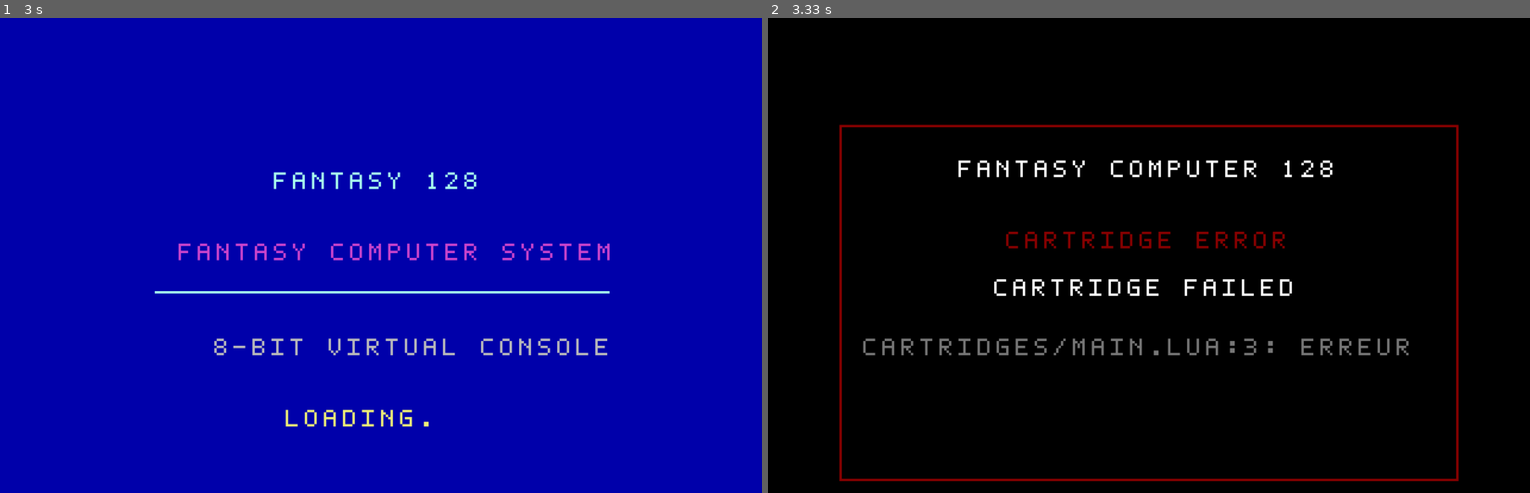
Above: before the commit, frames 1-2 (left to right).
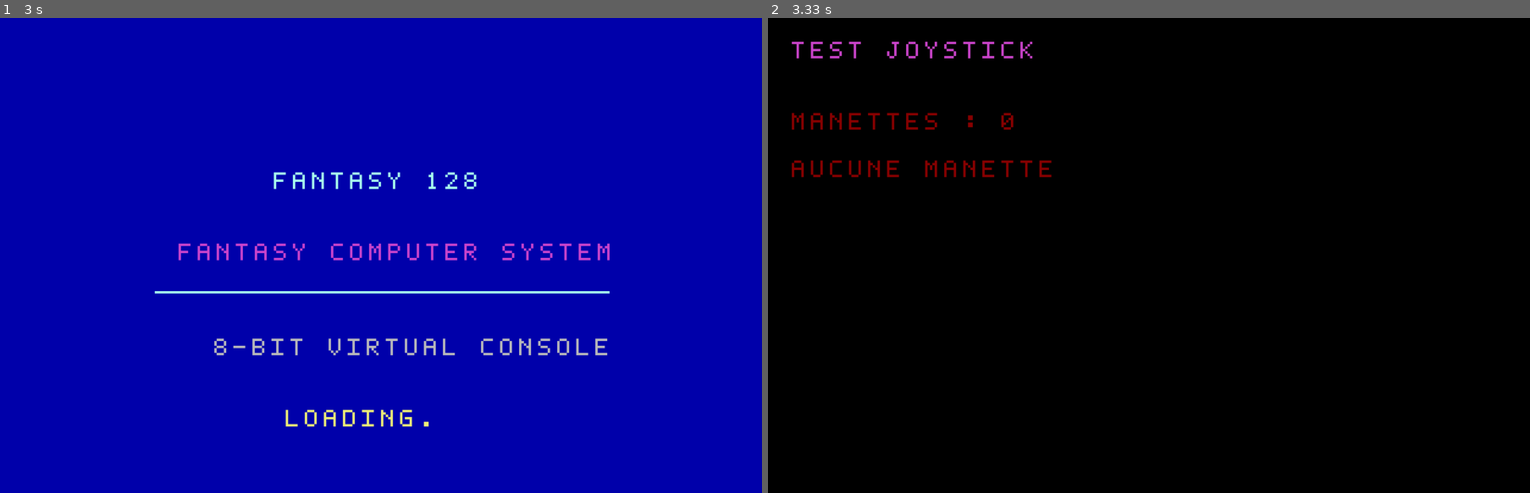
Above: after the commit, the same moments.

Repository: Christever/FantasyComputer128
Game: LÖVE game, started from main.lua
Same seed, same stepped clock (60 frames per second), same inputs: the game is played once before the commit and once after it.
Inputs:
- Up to frame 1 (3 s): no input
- Up to frame 2 (3.33 s): no input

Frame 1 is identical in both runs. In frame 2, 5.0% of the frame differs, in the area x 3-91%, y 4-98%.

Commit message:
Ajoute la gestion des manettes et des entrées analogiques, avec des fonctions pour vérifier les boutons et les axes, ainsi que des mises à jour dans les démonstrations de joystick et de clavier.

Diff:
--- a/api/Input.lua
+++ b/api/Input.lua
@@ -13,14 +13,126 @@
 ---@param button string
 ---@return boolean
 function InputAPI.btn(button)
-    return input:isKeyDown(button)
+    if not input then
+        return false
+    end
+
+    if input:isKeyDown(button) then
+        return true
+    end
+
+    local gamepadButton = input.GAMEPAD_BUTTONS[button]
+
+    if not gamepadButton then
+        return false
+    end
+
+    for i = 1, input:getJoystickCount() do
+        if input:isJoystickButtonDown(i, gamepadButton) then
+            return true
+        end
+    end
+
+    return false
 end
 
 --- Vérifie si une commande vient d'être pressée.
 ---@param button string
 ---@return boolean
 function InputAPI.btnp(button)
-    return input:wasKeyPressed(button)
+    if not input then
+        return false
+    end
+
+    if input:wasKeyPressed(button) then
+        return true
+    end
+
+    local gamepadButton = input.GAMEPAD_BUTTONS[button]
+
+    if not gamepadButton then
+        return false
+    end
+
+    for i = 1, input:getJoystickCount() do
+        if input:wasJoystickButtonPressed(i, gamepadButton) then
+            return true
+        end
+    end
+
+    return false
+end
+
+--- Vérifie si une commande vient d'être relâchée.
+---@param button string
+---@return boolean
+function InputAPI.btnr(button)
+    if not input then
+        return false
+    end
+
+    if input:wasKeyReleased(button) then
+        return true
+    end
+
+    local gamepadButton = input.GAMEPAD_BUTTONS[button]
+
+    if not gamepadButton then
+        return false
+    end
+
+    for i = 1, input:getJoystickCount() do
+        if input:wasJoystickButtonReleased(i, gamepadButton) then
+            return true
+        end
+    end
+
+    return false
+end
+
+--- Retourne la valeur d'un axe analogique.
+---@param joystickIndex integer
+---@param axis string
+---@return number
+function InputAPI.axis(joystickIndex, axis)
+    if not input then
+        return 0
+    end
+
+    return input:getJoystickAxis(joystickIndex, axis)
+end
+
+--- Retourne une direction numérique à partir d'un axe analogique.
+---@param joystickIndex integer
+---@param axis string
+---@return integer
+function InputAPI.direction(joystickIndex, axis)
+    if not input then
+        return 0
+    end
+
+    return input:getJoystickDirection(joystickIndex, axis)
+end
+
+--- Retourne le nombre de manettes connectées.
+---@return integer
+function InputAPI.joystickCount()
+    if not input then
+        return 0
+    end
+
+    return input:getJoystickCount()
+end
+
+--- Vérifie si une manette est connectée à un index donné.
+---@param joystickIndex integer
+---@return boolean
+function InputAPI.joystickConnected(joystickIndex)
+    if not input then
+        return false
+    end
+
+    return input:hasJoystick(joystickIndex)
 end
 
 return InputAPI
--- a/api/fan128.lua
+++ b/api/fan128.lua
@@ -133,6 +133,32 @@
 ---@return boolean
 function btnp(button) end
 
+--- Vérifie si une commande vient d'être relâchée.
+---@param button Button
+---@return boolean
+function btnr(button) end
+
+--- Retourne la valeur d'un axe analogique.
+---@param joystickIndex integer
+---@param axis string
+---@return number
+function axis(joystickIndex, axis) end
+
+--- Retourne une direction numérique à partir d'un axe analogique.
+---@param joystickIndex integer
+---@param axis string
+---@return integer
+function direction(joystickIndex, axis) end
+
+--- Retourne le nombre de manettes connectées.
+---@return integer
+function joystickCount() end
+
+--- Vérifie si une manette est connectée.
+---@param joystickIndex integer
+---@return boolean
+function joystickConnected(joystickIndex) end
+
 ----------------------  MEMOIRE  ------------------------------
 --- Lit un octet à une adresse mémoire.
 ---@param address integer Adresse CPU (0 à 65535)
--- a/cartridges/main.lua
+++ b/cartridges/main.lua
@@ -1,10 +1,22 @@
 function BOOT()
-    print("BOOT EXECUTE", 10, 10, 4)
-    error("ERREUR")
 end
 
 function FAN128()
     cls(0)
-    print("FAN128 EXECUTE", 30, 30, 1)
 
+    print("TEST JOYSTICK", 10, 10, 4)
+
+    local count = joystickCount()
+
+    print("MANETTES : " .. count, 10, 40, 2)
+
+    for i = 1, count do
+        if joystickConnected(i) then
+            print("MANETTE " .. i .. " : OK", 10, 60 + (i - 1) * 15, 3)
+        end
+    end
+
+    if count == 0 then
+        print("AUCUNE MANETTE", 10, 60, 2)
+    end
 end
--- /dev/null
+++ b/demos/analog_joystick/main.lua
@@ -0,0 +1,17 @@
+function BOOT()
+end
+
+function FAN128()
+    cls(0)
+
+    print("TEST ANALOG STICK", 10, 10, 4)
+
+    local x = axis(1, "leftx")
+    local y = axis(1, "lefty")
+
+    print("LEFT X : " .. string.format("%.2f", x), 10, 40, 2)
+    print("LEFT Y : " .. string.format("%.2f", y), 10, 55, 2)
+
+    print("DIRECTION X : " .. direction(1, "leftx"), 10, 85, 3)
+    print("DIRECTION Y : " .. direction(1, "lefty"), 10, 100, 3)
+end
--- /dev/null
+++ b/demos/clavier/main.lua
@@ -0,0 +1,20 @@
+function BOOT()
+end
+
+function FAN128()
+    cls(0)
+
+    print("TEST GAMEPAD", 10, 10, 4)
+
+    if btn("LEFT") then
+        print("LEFT : MAINTENUE", 10, 40, 2)
+    end
+
+    if btnp("A") then
+        print("A : PRESSEE", 10, 60, 3)
+    end
+
+    if btnr("A") then
+        print("A : RELACHEE", 10, 80, 5)
+    end
+end
--- a/system/Program.lua
+++ b/system/Program.lua
@@ -29,30 +29,37 @@
 
     local environment = {
         -- Graphique
-        cls           = Graphics.cls,
-        palette       = Graphics.palette,
-        color         = Graphics.color,
-        pixel         = Graphics.pixel,
-        print         = Graphics.print,
-        line          = Graphics.line,
-        rect_fill     = Graphics.rect_fill,
-        rect          = Graphics.rect,
-        circle        = Graphics.circle,
-        circle_fill   = Graphics.circle_fill,
-        ellipse       = Graphics.ellipse,
-        ellipse_fill  = Graphics.ellipse_fill,
-        triangle      = Graphics.triangle,
-        triangle_fill = Graphics.triangle_fill,
-        polygone      = Graphics.polygone,
-        polygone_fill = Graphics.polygone_fill,
+        cls               = Graphics.cls,
+        palette           = Graphics.palette,
+        color             = Graphics.color,
+        pixel             = Graphics.pixel,
+        print             = Graphics.print,
+        line              = Graphics.line,
+        rect_fill         = Graphics.rect_fill,
+        rect              = Graphics.rect,
+        circle            = Graphics.circle,
+        circle_fill       = Graphics.circle_fill,
+        ellipse           = Graphics.ellipse,
+        ellipse_fill      = Graphics.ellipse_fill,
+        triangle          = Graphics.triangle,
+        triangle_fill     = Graphics.triangle_fill,
+        polygone          = Graphics.polygone,
+        polygone_fill     = Graphics.polygone_fill,
 
         -- Input
-        btn           = InputAPI.btn,
-        btnp          = InputAPI.btnp,
+        btn               = InputAPI.btn,
+        btnp              = InputAPI.btnp,
+        btnr              = InputAPI.btnr,
+
+        --- JOYSTICK
+        axis              = InputAPI.axis,
+        direction         = InputAPI.direction,
+        joystickCount     = InputAPI.joystickCount,
+        joystickConnected = InputAPI.joystickConnected,
 
         -- Accès mémoire
-        peek          = MemoryAPI.peek,
-        poke          = MemoryAPI.poke,
+        peek              = MemoryAPI.peek,
+        poke              = MemoryAPI.poke,
 
     }
 
--- a/system/input/Input.lua
+++ b/system/input/Input.lua
@@ -15,6 +15,15 @@
 end
 
 local function joystickadded(self, joystick)
+    local id = joystick:getID()
+
+    for _, current in ipairs(self.joysticks) do
+        if current:getID() == id then
+            print("Manette déjà connectée :", joystick:getName())
+            return
+        end
+    end
+
     table.insert(self.joysticks, joystick)
     print("Manette connectée :", joystick:getName())
 end
@@ -71,6 +80,17 @@
         SELECT = "space",
         EXIT   = "escape"
     }
+
+    self.GAMEPAD_BUTTONS = {
+        LEFT   = "dpleft",
+        RIGHT  = "dpright",
+        UP     = "dpup",
+        DOWN   = "dpdown",
+        A      = "a",
+        B      = "b",
+        START  = "start",
+        SELECT = "back"
+    }
     self.pressedJoystickButtons = {}
     self.releasedJoystickButtons = {}
 
@@ -158,11 +178,11 @@
 
 --- Réinitialise les événements clavier
 function Input:update()
-        self.pressedKeys = {}
-        self.releasedKeys = {}
-
-        self.pressedJoystickButtons = {}
-        self.releasedJoystickButtons = {}
+    self.pressedKeys = {}
+    self.releasedKeys = {}
+
+    self.pressedJoystickButtons = {}
+    self.releasedJoystickButtons = {}
 end
 
 --- Modifie la touche physique associée à une commande
